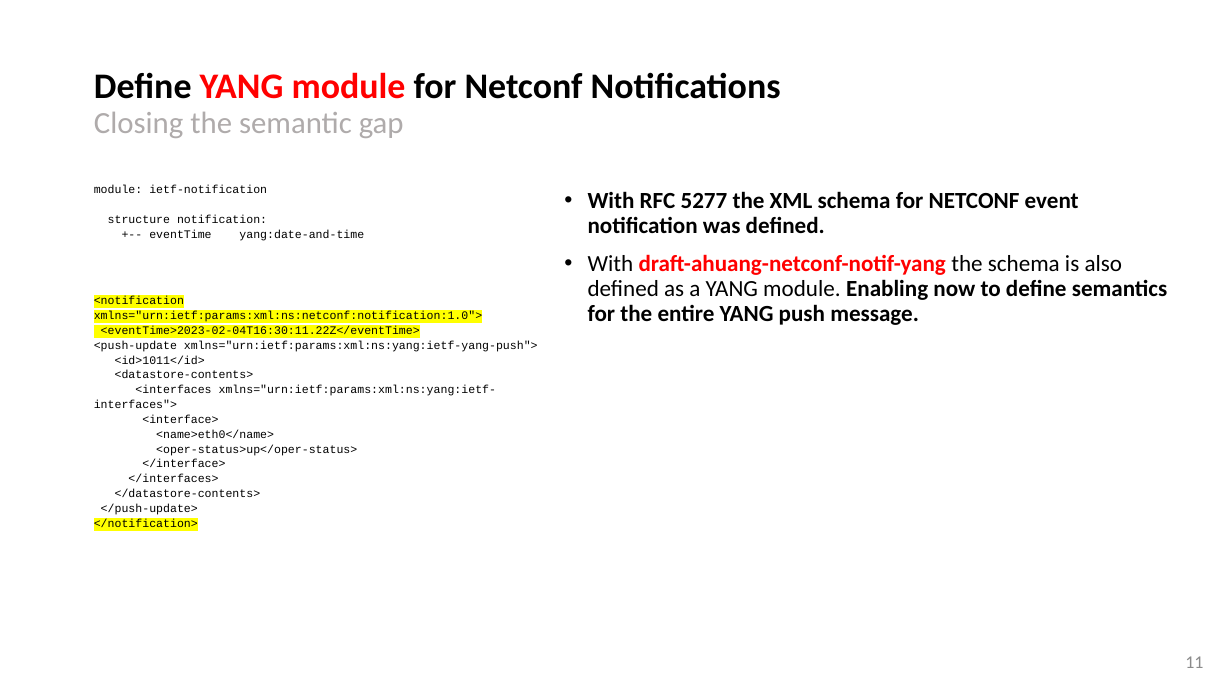
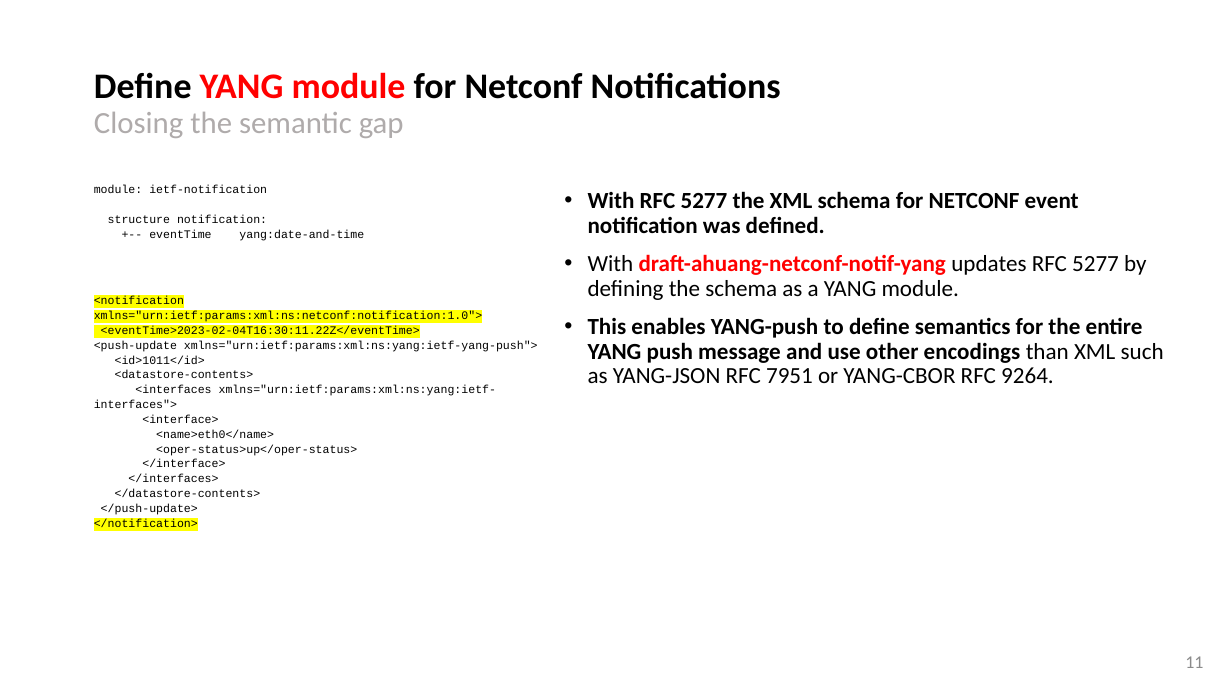
Before and after one commit to network-analytics/draft-ietf-netconf-yang-notifications-versioning, a slide deck: slide 11 of ietf116-iepg-yang-push-data-mesh-integration.pptx. Drawn at 1232x693 pixels with LibreOffice and Linux fonts; fonts in the diff are those of the drawing. Boxes give left, top, right and bottom in pixels: in the first picture for what was removed or moved away, otherwise in the second. Text is boxed around its words. In the diff, an @@ line names an element or a change of style, - is before the commit and + after.

```diff
--- a/ietf116-iepg-yang-push-data-mesh-integration.pptx
+++ b/ietf116-iepg-yang-push-data-mesh-integration.pptx
@@ text at box(588, 254, 1164, 383): text changed @@
-• With draft-ahuang-netconf-notif-yang the schema is also defined as a YANG module. Enabling now to define semantics for the entire YANG push message.
+• With draft-ahuang-netconf-notif-yang updates RFC 5277 by defining the schema as a YANG module.
+• This enables YANG-push to define semantics for the entire YANG push message and use other encodings than XML such as YANG-JSON RFC 7951 or YANG-CBOR RFC 9264.
```
Also in this commit, not shown: 1 other slide changed, 3 other files.
